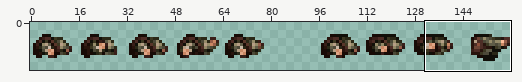
File history of a sprite sheet, content/Entities/Creatures/Human/female/human.female.torso.peasant.png. The picture above shows the old version from afar; the outline marks the close-up.
Close-up. First the earlier version:
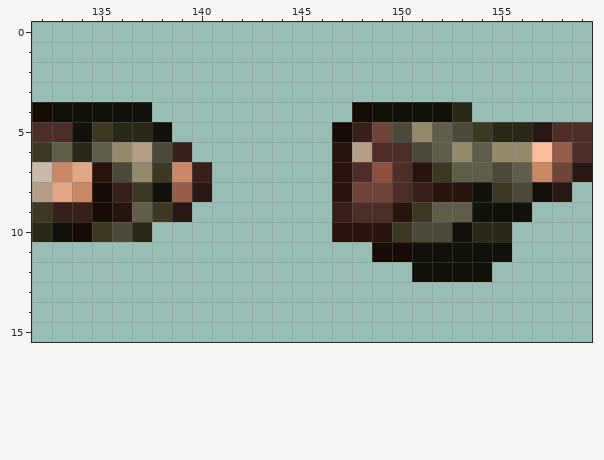
The file is 160x16 pixels. Colours within 5 levels of each other are drawn and written as one. Shown: x 132..159, y 0..15.
The same view after the edit:
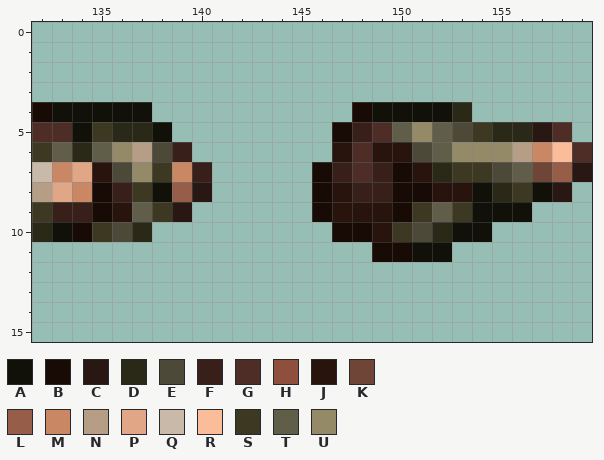
Palette (. is transparent): A #111009  B #180b06  C #281713  D #2a2817  E #4c4938  F #391f19  G #4d2d26  H #8e503c  J #28140d  K #6e4536  L #965d49  M #ca8764  N #b59e85  P #e1a686  Q #c9b9a8  R #fbbc9a  S #3c3822  T #605d48  U #948a68
The edit:
y 5: x 149..150 KE -> GT; x 159 G -> .
y 6: x 148..150 NGG -> GJJ; x 154 T -> U; x 156..158 URL -> NMR
y 7: x 146..147 .J -> BF; x 149..150 HG -> FB; x 152..154 STT -> DSS; x 157..158 MK -> KL
y 8: x 146 . -> B; x 148..151 KKGF -> FFBB; x 155..156 SE -> DS
y 9: x 146..150 .FGGJ -> BJJJB; x 153 T -> S
y 10: x 147..148 JJ -> BB; x 152 E -> D; x 154..155 DD -> A.
y 11: x 153..155 AAA -> ...
y 12: x 151..154 AAAA -> ....
Boxes around the changes in both close-ups, in picture pixels (x1, y1, x2, y2):
changed: (312, 122, 592, 282)
